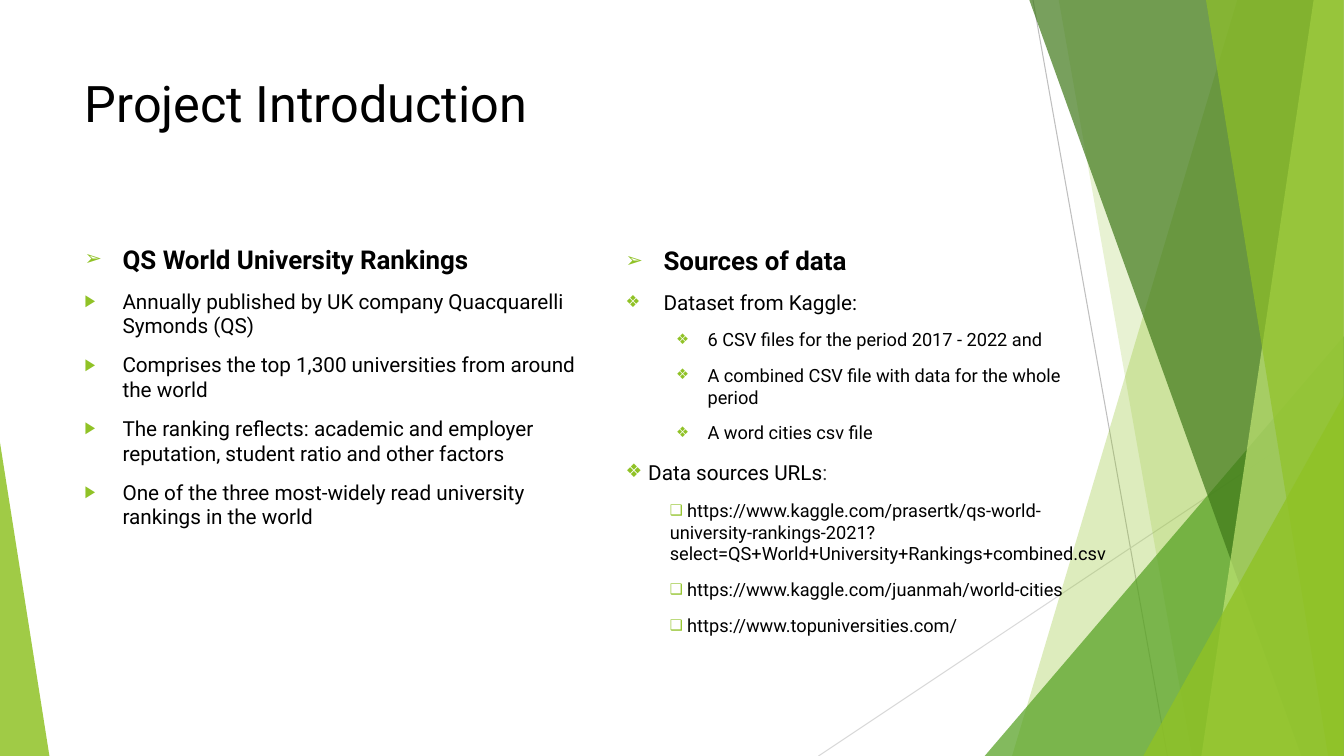
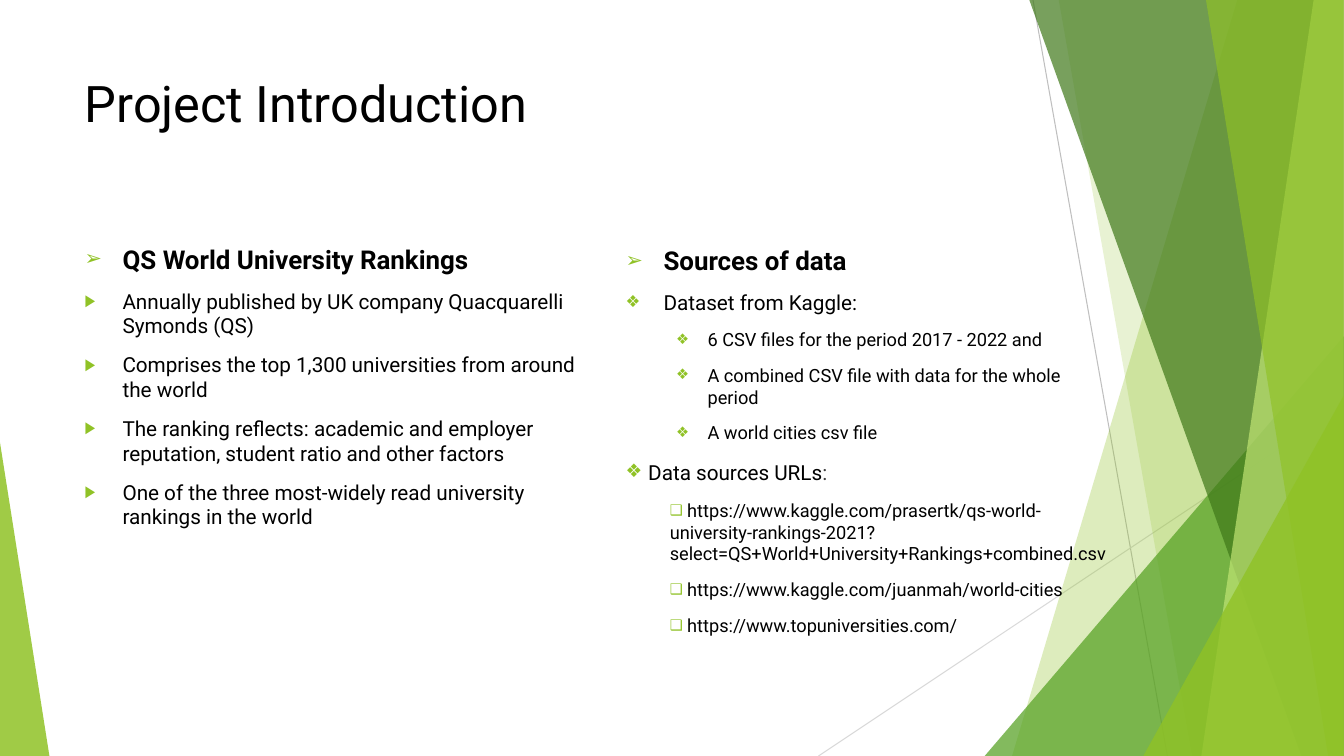
Before and after one commit to samaaravindreddy/Monash-Project-2, a slide deck: slide 2 of ETL-Project-Group-1_ah.pptx. Drawn at 1344x756 pixels with LibreOffice and Linux fonts; fonts in the diff are those of the drawing. Boxes give left, top, right and bottom in pixels: in the first picture for what was removed or moved away, otherwise in the second. Text is boxed around its words. In the diff, an @@ line names an element or a change of style, - is before the commit and + after.

```diff
--- a/ETL-Project-Group-1_ah.pptx
+++ b/ETL-Project-Group-1_ah.pptx
@@ text at box(708, 425, 877, 439): text changed @@
-  ❖ A word cities csv file
+  ❖ A world cities csv file
```
Also in this commit, not shown: 5 other files.
